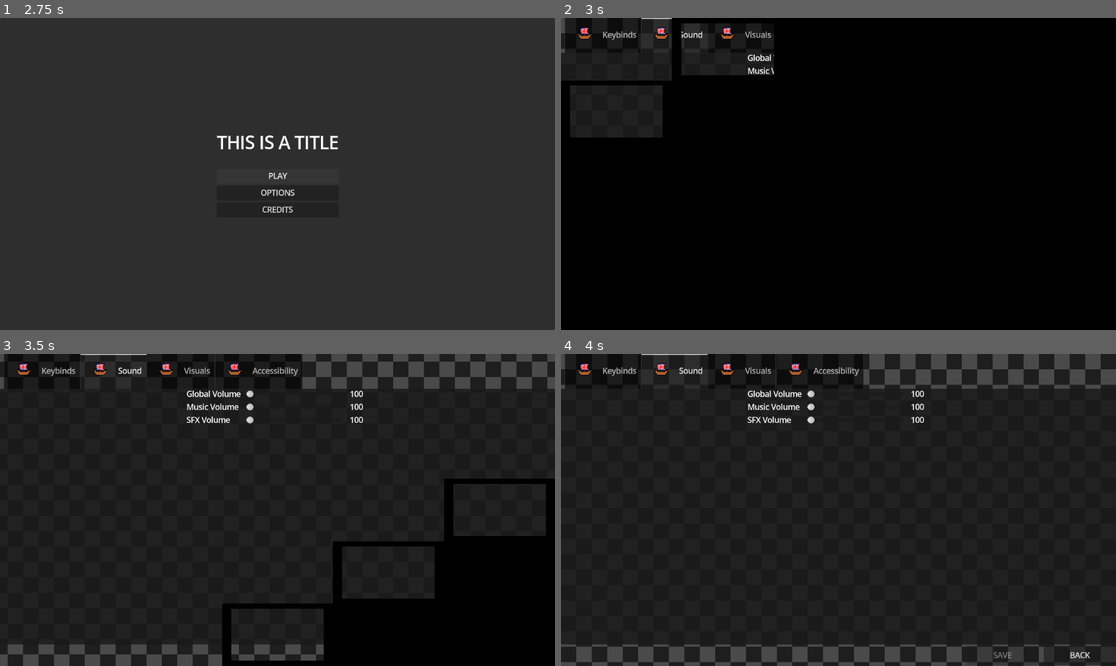
Above: before the commit, frames 1-4 (two rows, left to right).
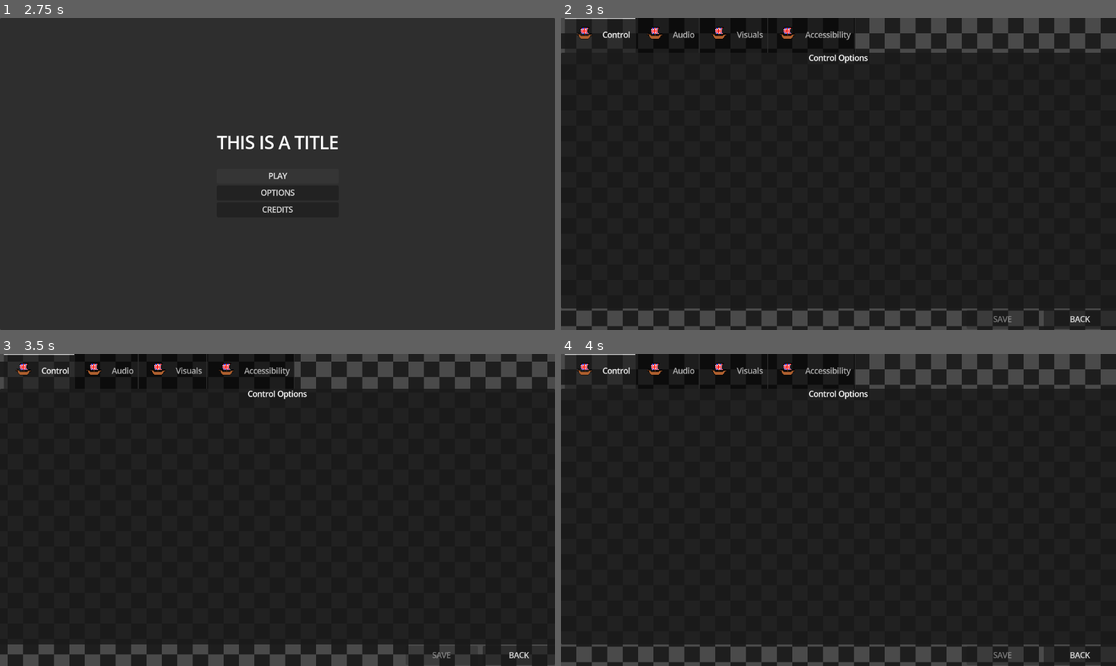
Above: after the commit, the same moments.

Repository: CIlie23/Premade-GodotGUI
Game: Godot game, scene res://src/ui/MainMenu/titleScreen/main_menu.tscn
The game is run twice, just before and just after one commit, with the same random seed, the same clock (stepped at 60 frames per second) and the same inputs.
Inputs:
- Up to frame 1 (2.75 s): click "PLAY" at 0.5 s; click "PLAY" at 1.25 s; click "PLAY" at 2 s
- Up to frame 2 (3 s): click "OPTIONS" at 2.75 s
- Up to frame 3 (3.5 s): no input
- Up to frame 4 (4 s): no input

Frame 1 is identical in both runs. In frame 2, 90% of the frame differs, in the area x 0-100%, y 0-100%; in frame 3, 17%; in frame 4, 1.5%.

Commit message:
wip modular keybinds

Diff:
--- a/src/ui/MainMenu/settingsMenu/settings_menu.tscn
+++ b/src/ui/MainMenu/settingsMenu/settings_menu.tscn
@@ -5,10 +5,13 @@
 [ext_resource type="Texture2D" uid="uid://brv316f1j0j4f" path="res://src/ui/MainMenu/MenuAssets/british.png" id="2_7y5a0"]
 [ext_resource type="Texture2D" uid="uid://ehhjy2fbfblt" path="res://src/ui/MainMenu/MenuAssets/bgSquares.png" id="2_8ef0u"]
 [ext_resource type="Material" uid="uid://c45blnws6i24j" path="res://assets/shaders/TransitionShader/TransitonShaderMaterial.tres" id="4_3etfd"]
+[ext_resource type="PackedScene" uid="uid://mdhdbnic8sqr" path="res://src/ui/MainMenu/keybind/keybind.tscn" id="5_84sa6"]
 
 [sub_resource type="ShaderMaterial" id="ShaderMaterial_h2y1r"]
 shader = ExtResource("1_8ef0u")
 shader_parameter/SPEED = 0.5
+
+[sub_resource type="StyleBoxEmpty" id="StyleBoxEmpty_btly5"]
 
 [sub_resource type="StyleBoxFlat" id="StyleBoxFlat_3etfd"]
 bg_color = Color(0, 0, 0, 1)
@@ -102,198 +105,136 @@
 offset_bottom = -45.0
 grow_horizontal = 2
 grow_vertical = 2
-current_tab = 1
+current_tab = 0
 tab_0/icon = ExtResource("2_7y5a0")
 tab_1/icon = ExtResource("2_7y5a0")
 tab_2/icon = ExtResource("2_7y5a0")
 tab_3/icon = ExtResource("2_7y5a0")
 
-[node name="Keybinds" type="TabBar" parent="TabContainer" unique_id=112593521]
+[node name="Control" type="TabBar" parent="TabContainer" unique_id=112593521]
+layout_mode = 2
+metadata/_tab_index = 0
+
+[node name="PanelContainer" type="PanelContainer" parent="TabContainer/Control" unique_id=19467612]
+layout_mode = 1
+anchors_preset = 15
+anchor_right = 1.0
+anchor_bottom = 1.0
+grow_horizontal = 2
+grow_vertical = 2
+
+[node name="Container" type="VBoxContainer" parent="TabContainer/Control/PanelContainer" unique_id=519317506]
+layout_mode = 2
+size_flags_horizontal = 4
+
+[node name="Label" type="Label" parent="TabContainer/Control/PanelContainer/Container" unique_id=1448120173]
+layout_mode = 2
+text = "Control Options"
+
+[node name="ControlContainer" type="HBoxContainer" parent="TabContainer/Control/PanelContainer/Container" unique_id=136715781]
+layout_mode = 2
+size_flags_horizontal = 4
+
+[node name="KeybindList" type="VBoxContainer" parent="TabContainer/Control/PanelContainer/Container/ControlContainer" unique_id=465322841]
+layout_mode = 2
+
+[node name="Keybind" parent="TabContainer/Control/PanelContainer/Container/ControlContainer/KeybindList" unique_id=1293909928 instance=ExtResource("5_84sa6")]
+layout_mode = 2
+
+[node name="VSeparator" type="VSeparator" parent="TabContainer/Control/PanelContainer/Container/ControlContainer" unique_id=1180526226]
+layout_mode = 2
+theme_override_constants/separation = 60
+theme_override_styles/separator = SubResource("StyleBoxEmpty_btly5")
+
+[node name="Audio" type="TabBar" parent="TabContainer" unique_id=1218117841]
 visible = false
 layout_mode = 2
-metadata/_tab_index = 0
-
-[node name="PanelContainer" type="PanelContainer" parent="TabContainer/Keybinds" unique_id=19467612]
-layout_mode = 1
-anchors_preset = 15
-anchor_right = 1.0
-anchor_bottom = 1.0
-offset_left = 13.0
-offset_top = 3.0
-offset_right = -10.0
-grow_horizontal = 2
-grow_vertical = 2
-
-[node name="Text" type="VBoxContainer" parent="TabContainer/Keybinds/PanelContainer" unique_id=465322841]
-layout_mode = 2
-
-[node name="HSeparator" type="HSeparator" parent="TabContainer/Keybinds/PanelContainer/Text" unique_id=208497999]
-layout_mode = 2
-
-[node name="Keybind" type="HBoxContainer" parent="TabContainer/Keybinds/PanelContainer/Text" unique_id=2072142036]
-layout_mode = 2
-size_flags_horizontal = 4
-
-[node name="Label" type="Label" parent="TabContainer/Keybinds/PanelContainer/Text/Keybind" unique_id=645579891]
-custom_minimum_size = Vector2(50, 0)
-layout_mode = 2
-text = "Up"
-
-[node name="VSeparator" type="VSeparator" parent="TabContainer/Keybinds/PanelContainer/Text/Keybind" unique_id=202969359]
-layout_mode = 2
-theme_override_constants/separation = 200
-
-[node name="Button" type="Button" parent="TabContainer/Keybinds/PanelContainer/Text/Keybind" unique_id=861563308]
-layout_mode = 2
-text = "UP KEY"
-
-[node name="HSeparator2" type="HSeparator" parent="TabContainer/Keybinds/PanelContainer/Text" unique_id=1362357357]
-layout_mode = 2
-
-[node name="Keybind2" type="HBoxContainer" parent="TabContainer/Keybinds/PanelContainer/Text" unique_id=928675000]
-layout_mode = 2
-size_flags_horizontal = 4
-
-[node name="Label" type="Label" parent="TabContainer/Keybinds/PanelContainer/Text/Keybind2" unique_id=104190979]
-custom_minimum_size = Vector2(50, 0)
-layout_mode = 2
-text = "Down"
-
-[node name="VSeparator" type="VSeparator" parent="TabContainer/Keybinds/PanelContainer/Text/Keybind2" unique_id=973250369]
-layout_mode = 2
-theme_override_constants/separation = 200
-
-[node name="Button" type="Button" parent="TabContainer/Keybinds/PanelContainer/Text/Keybind2" unique_id=851027888]
-layout_mode = 2
-text = "UP KEY"
-
-[node name="HSeparator3" type="HSeparator" parent="TabContainer/Keybinds/PanelContainer/Text" unique_id=632230677]
-layout_mode = 2
-
-[node name="Keybind3" type="HBoxContainer" parent="TabContainer/Keybinds/PanelContainer/Text" unique_id=145375324]
-layout_mode = 2
-size_flags_horizontal = 4
-
-[node name="Label" type="Label" parent="TabContainer/Keybinds/PanelContainer/Text/Keybind3" unique_id=1415524934]
-custom_minimum_size = Vector2(50, 0)
-layout_mode = 2
-text = "Left"
-
-[node name="VSeparator" type="VSeparator" parent="TabContainer/Keybinds/PanelContainer/Text/Keybind3" unique_id=889650159]
-layout_mode = 2
-theme_override_constants/separation = 200
-
-[node name="Button" type="Button" parent="TabContainer/Keybinds/PanelContainer/Text/Keybind3" unique_id=804498219]
-layout_mode = 2
-text = "UP KEY"
-
-[node name="HSeparator4" type="HSeparator" parent="TabContainer/Keybinds/PanelContainer/Text" unique_id=962371217]
-layout_mode = 2
-
-[node name="Keybind4" type="HBoxContainer" parent="TabContainer/Keybinds/PanelContainer/Text" unique_id=858215138]
-layout_mode = 2
-size_flags_horizontal = 4
-
-[node name="Label" type="Label" parent="TabContainer/Keybinds/PanelContainer/Text/Keybind4" unique_id=313184668]
-custom_minimum_size = Vector2(50, 0)
-layout_mode = 2
-text = "Right"
-
-[node name="VSeparator" type="VSeparator" parent="TabContainer/Keybinds/PanelContainer/Text/Keybind4" unique_id=22177692]
-layout_mode = 2
-theme_override_constants/separation = 200
-
-[node name="Button" type="Button" parent="TabContainer/Keybinds/PanelContainer/Text/Keybind4" unique_id=1392141269]
-layout_mode = 2
-text = "UP KEY"
-
-[node name="Sound" type="TabBar" parent="TabContainer" unique_id=1218117841]
-layout_mode = 2
 metadata/_tab_index = 1
 
-[node name="Sound" type="VBoxContainer" parent="TabContainer/Sound" unique_id=1310277506]
-layout_mode = 1
-anchors_preset = 2
-anchor_top = 1.0
-anchor_bottom = 1.0
-offset_left = 8.0
-offset_top = -562.0
-offset_right = 386.0
-offset_bottom = -488.0
-grow_vertical = 0
-
-[node name="PanelContainer" type="PanelContainer" parent="TabContainer/Sound" unique_id=1568307443]
-layout_mode = 1
-anchors_preset = 15
-anchor_right = 1.0
-anchor_bottom = 1.0
-grow_horizontal = 2
-grow_vertical = 2
-
-[node name="VBoxContainer" type="VBoxContainer" parent="TabContainer/Sound/PanelContainer" unique_id=340535577]
-layout_mode = 2
-size_flags_horizontal = 4
-
-[node name="HBoxContainer" type="HBoxContainer" parent="TabContainer/Sound/PanelContainer/VBoxContainer" unique_id=61870944]
-layout_mode = 2
-
-[node name="Label" type="Label" parent="TabContainer/Sound/PanelContainer/VBoxContainer/HBoxContainer" unique_id=960081089]
+[node name="PanelContainer" type="PanelContainer" parent="TabContainer/Audio" unique_id=1568307443]
+layout_mode = 1
+anchors_preset = 15
+anchor_right = 1.0
+anchor_bottom = 1.0
+grow_horizontal = 2
+grow_vertical = 2
+
+[node name="VBoxContainer2" type="VBoxContainer" parent="TabContainer/Audio/PanelContainer" unique_id=80480424]
+layout_mode = 2
+
+[node name="SectionTitle" type="Label" parent="TabContainer/Audio/PanelContainer/VBoxContainer2" unique_id=2090635331]
+layout_mode = 2
+text = "AUDIO"
+horizontal_alignment = 1
+
+[node name="VBoxContainer" type="VBoxContainer" parent="TabContainer/Audio/PanelContainer/VBoxContainer2" unique_id=340535577]
+layout_mode = 2
+size_flags_horizontal = 4
+alignment = 1
+
+[node name="HBoxContainer" type="HBoxContainer" parent="TabContainer/Audio/PanelContainer/VBoxContainer2/VBoxContainer" unique_id=61870944]
+layout_mode = 2
+
+[node name="Label" type="Label" parent="TabContainer/Audio/PanelContainer/VBoxContainer2/VBoxContainer/HBoxContainer" unique_id=960081089]
 custom_minimum_size = Vector2(120, 0)
 layout_mode = 2
 text = "Global Volume"
 
-[node name="HSlider" type="HSlider" parent="TabContainer/Sound/PanelContainer/VBoxContainer/HBoxContainer" unique_id=428677459]
+[node name="HSlider" type="HSlider" parent="TabContainer/Audio/PanelContainer/VBoxContainer2/VBoxContainer/HBoxContainer" unique_id=428677459]
 custom_minimum_size = Vector2(200, 0)
 layout_mode = 2
 size_flags_horizontal = 4
 size_flags_vertical = 4
 
-[node name="Label2" type="Label" parent="TabContainer/Sound/PanelContainer/VBoxContainer/HBoxContainer" unique_id=2085520112]
+[node name="Label2" type="Label" parent="TabContainer/Audio/PanelContainer/VBoxContainer2/VBoxContainer/HBoxContainer" unique_id=2085520112]
 custom_minimum_size = Vector2(50, 0)
 layout_mode = 2
 text = "100"
 horizontal_alignment = 1
 
-[node name="HBoxContainer2" type="HBoxContainer" parent="TabContainer/Sound/PanelContainer/VBoxContainer" unique_id=1138094331]
-layout_mode = 2
-
-[node name="Label" type="Label" parent="TabContainer/Sound/PanelContainer/VBoxContainer/HBoxContainer2" unique_id=575592879]
+[node name="HBoxContainer2" type="HBoxContainer" parent="TabContainer/Audio/PanelContainer/VBoxContainer2/VBoxContainer" unique_id=1138094331]
+layout_mode = 2
+
+[node name="Label" type="Label" parent="TabContainer/Audio/PanelContainer/VBoxContainer2/VBoxContainer/HBoxContainer2" unique_id=575592879]
 custom_minimum_size = Vector2(120, 0)
 layout_mode = 2
 text = "Music Volume"
 
-[node name="HSlider" type="HSlider" parent="TabContainer/Sound/PanelContainer/VBoxContainer/HBoxContainer2" unique_id=500089969]
+[node name="HSlider" type="HSlider" parent="TabContainer/Audio/PanelContainer/VBoxContainer2/VBoxContainer/HBoxContainer2" unique_id=500089969]
 custom_minimum_size = Vector2(200, 0)
 layout_mode = 2
 size_flags_horizontal = 4
 size_flags_vertical = 4
 
-[node name="Label2" type="Label" parent="TabContainer/Sound/PanelContainer/VBoxContainer/HBoxContainer2" unique_id=1433711297]
+[node name="Label2" type="Label" parent="TabContainer/Audio/PanelContainer/VBoxContainer2/VBoxContainer/HBoxContainer2" unique_id=1433711297]
 custom_minimum_size = Vector2(50, 0)
 layout_mode = 2
 text = "100"
 horizontal_alignment = 1
 
-[node name="HBoxContainer3" type="HBoxContainer" parent="TabContainer/Sound/PanelContainer/VBoxContainer" unique_id=765950975]
-layout_mode = 2
-
-[node name="Label" type="Label" parent="TabContainer/Sound/PanelContainer/VBoxContainer/HBoxContainer3" unique_id=886401767]
+[node name="HBoxContainer3" type="HBoxContainer" parent="TabContainer/Audio/PanelContainer/VBoxContainer2/VBoxContainer" unique_id=765950975]
+layout_mode = 2
+
+[node name="Label" type="Label" parent="TabContainer/Audio/PanelContainer/VBoxContainer2/VBoxContainer/HBoxContainer3" unique_id=886401767]
 custom_minimum_size = Vector2(120, 0)
 layout_mode = 2
 size_flags_horizontal = 0
 text = "SFX Volume"
 
-[node name="HSlider" type="HSlider" parent="TabContainer/Sound/PanelContainer/VBoxContainer/HBoxContainer3" unique_id=1681786343]
+[node name="HSlider" type="HSlider" parent="TabContainer/Audio/PanelContainer/VBoxContainer2/VBoxContainer/HBoxContainer3" unique_id=1681786343]
 custom_minimum_size = Vector2(200, 0)
 layout_mode = 2
 size_flags_horizontal = 4
 size_flags_vertical = 4
 
-[node name="Label2" type="Label" parent="TabContainer/Sound/PanelContainer/VBoxContainer/HBoxContainer3" unique_id=494482296]
+[node name="Label2" type="Label" parent="TabContainer/Audio/PanelContainer/VBoxContainer2/VBoxContainer/HBoxContainer3" unique_id=494482296]
 custom_minimum_size = Vector2(50, 0)
 layout_mode = 2
 text = "100"
 horizontal_alignment = 1
+
+[node name="Control" type="Control" parent="TabContainer/Audio/PanelContainer" unique_id=571750318]
+layout_mode = 2
 
 [node name="Visuals" type="TabBar" parent="TabContainer" unique_id=1066606301]
 visible = false
@@ -382,6 +323,7 @@
 text = "BACK"
 
 [node name="Panel" type="Panel" parent="." unique_id=560982737]
+visible = false
 material = ExtResource("4_3etfd")
 layout_mode = 1
 anchors_preset = 15
Not shown: 1 places in assets/shaders/TransitionShader/TransitonShaderMaterial.tres that only renumber resources
